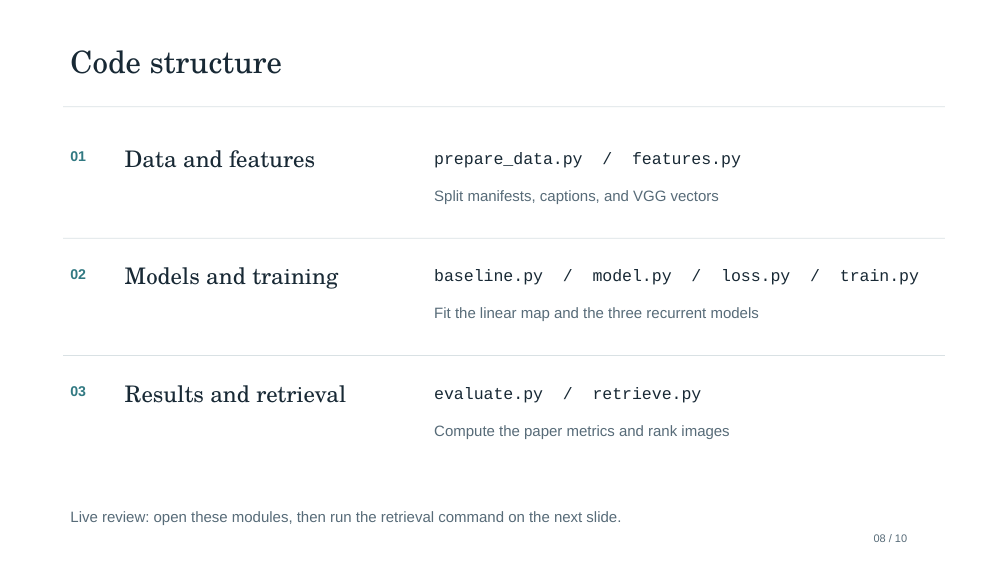
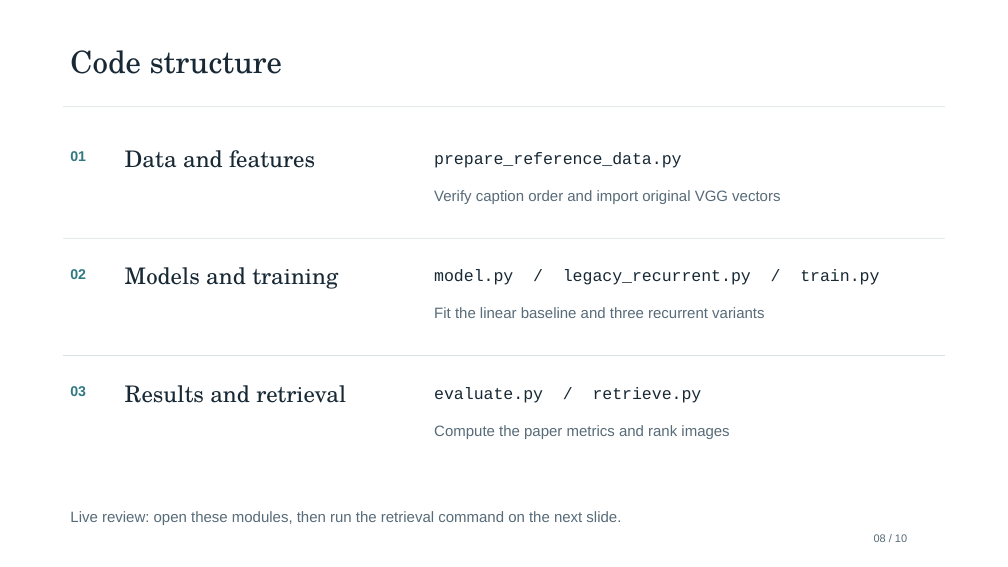
Before and after one commit to kishansaaai/ML_PROJECT, a slide deck: slide 8 of ML_PROJECT_review.pptx. Drawn at 1008x567 pixels with LibreOffice and Linux fonts; fonts in the diff are those of the drawing. Boxes give left, top, right and bottom in pixels: in the first picture for what was removed or moved away, otherwise in the second. Text is boxed around its words. In the diff, an @@ line names an element or a change of style, - is before the commit and + after.

```diff
--- a/ML_PROJECT_review.pptx
+++ b/ML_PROJECT_review.pptx
@@ text at [434,152,681,168]: text changed @@
-prepare_data.py / features.py
+prepare_reference_data.py
@@ text at [434,190,780,204]: text changed @@
-Split manifests, captions, and VGG vectors
+Verify caption order and import original VGG vectors
@@ text at [434,269,879,285]: text changed @@
-baseline.py / model.py / loss.py / train.py
+model.py / legacy_recurrent.py / train.py
@@ text at [434,307,764,318]: text changed @@
-Fit the linear map and the three recurrent models
+Fit the linear baseline and three recurrent variants
```
Also in this commit, not shown: 8 other slides changed, 9 other files.
